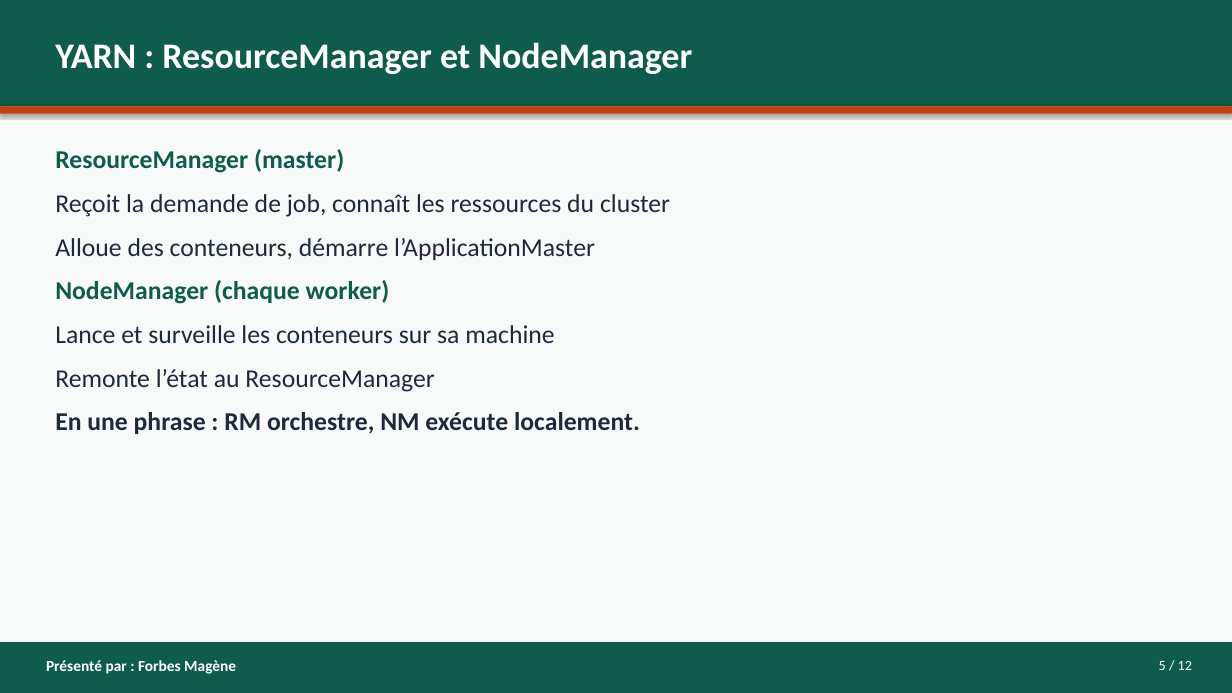
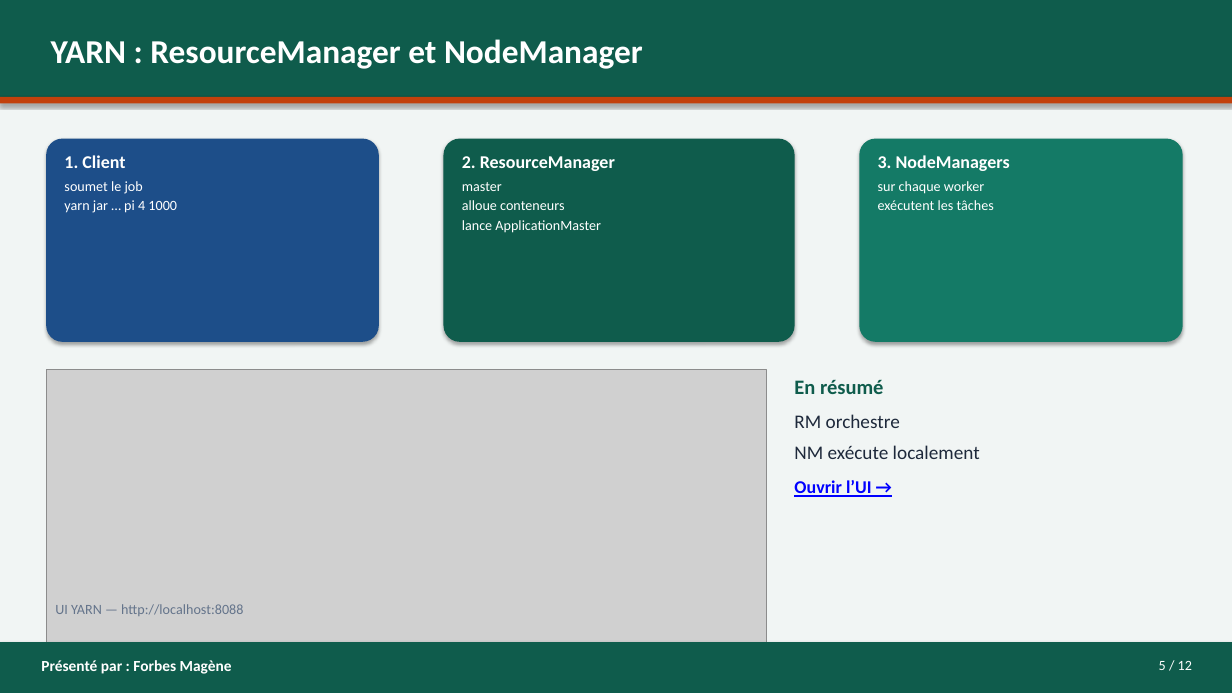
Before and after one commit to asinyopetro/Les_Hadoop_Riders_G4, a slide deck: slide 5 of presentation/PRESENTATION-G4-Les_Hadoop_Riders.pptx. Drawn at 1232x693 pixels with LibreOffice and Linux fonts; fonts in the diff are those of the drawing; grey boxes stand for pictures. Boxes give left, top, right and bottom in pixels: in the first picture for what was removed or moved away, otherwise in the second. Text is boxed around its words. In the diff, an @@ line names an element or a change of style, - is before the commit and + after.

```diff
--- a/presentation/PRESENTATION-G4-Les_Hadoop_Riders.pptx
+++ b/presentation/PRESENTATION-G4-Les_Hadoop_Riders.pptx
@@ rectangle resized from (x1=0, y1=0, x2=1232, y2=106) to (x1=0, y1=0, x2=1232, y2=97) @@
@@ rectangle at (x1=0, y1=0, x2=1232, y2=693): fill #F8FAF9 to #F1F5F4 @@
@@ text "YARN : ResourceManager et NodeManager" at (x1=51, y1=39, x2=643, y2=69): size 28 to 26 pt @@
@@ rectangle moved from (x1=0, y1=106, x2=1232, y2=114) to (x1=0, y1=97, x2=1232, y2=104) @@
@@ rounded rectangle added at (x1=46, y1=139, x2=379, y2=342), fill #1D4E89 @@
@@ text removed at (x1=55, y1=149, x2=670, y2=434) @@
-ResourceManager (master)
-Reçoit la demande de job, connaît les ressources du cluster
-Alloue des conteneurs, démarre l’ApplicationMaster
-NodeManager (chaque worker)
-Lance et surveille les conteneurs sur sa machine
-Remonte l’état au ResourceManager
-En une phrase : RM orchestre, NM exécute localement.
@@ rounded rectangle added at (x1=444, y1=139, x2=795, y2=342), fill #0F5C4C @@
@@ rounded rectangle added at (x1=860, y1=139, x2=1183, y2=342), fill #147A66 @@
@@ text added at (x1=64, y1=155, x2=177, y2=213), 11 pt, text #FFFFFF @@
+1. Client
+soumet le job
+yarn jar … pi 4 1000
@@ text added at (x1=462, y1=156, x2=615, y2=233), 11 pt, text #FFFFFF @@
+2. ResourceManager
+master
+alloue conteneurs
+lance ApplicationMaster
@@ text added at (x1=878, y1=155, x2=1010, y2=210), 11 pt, text #FFFFFF @@
+3. NodeManagers
+sur chaque worker
+exécutent les tâches
@@ picture added at (x1=46, y1=370, x2=767, y2=693) @@
@@ text added at (x1=794, y1=380, x2=980, y2=497), 15 pt, text #1E293B @@
+En résumé
+RM orchestre
+NM exécute localement
+Ouvrir l’UI →
@@ text added at (x1=55, y1=604, x2=243, y2=616), 11 pt, text #64748B @@
+UI YARN — http://localhost:8088
@@ text "Présenté par : Forbes Magène" moved from (x1=46, y1=660, x2=236, y2=674) to (x1=41, y1=660, x2=232, y2=674) @@
```
Also in this commit, not shown: 10 other slides changed, 1 slide added, 1 slide removed, 1 other file.
